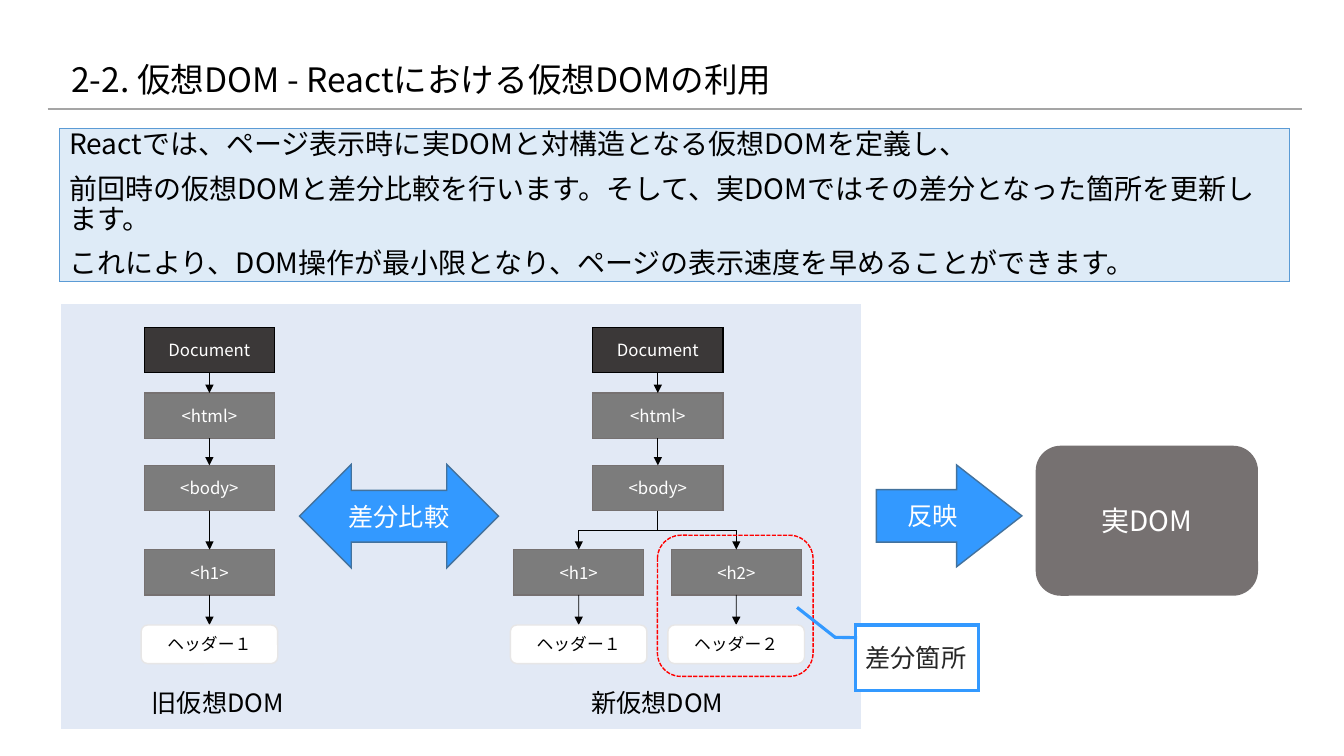
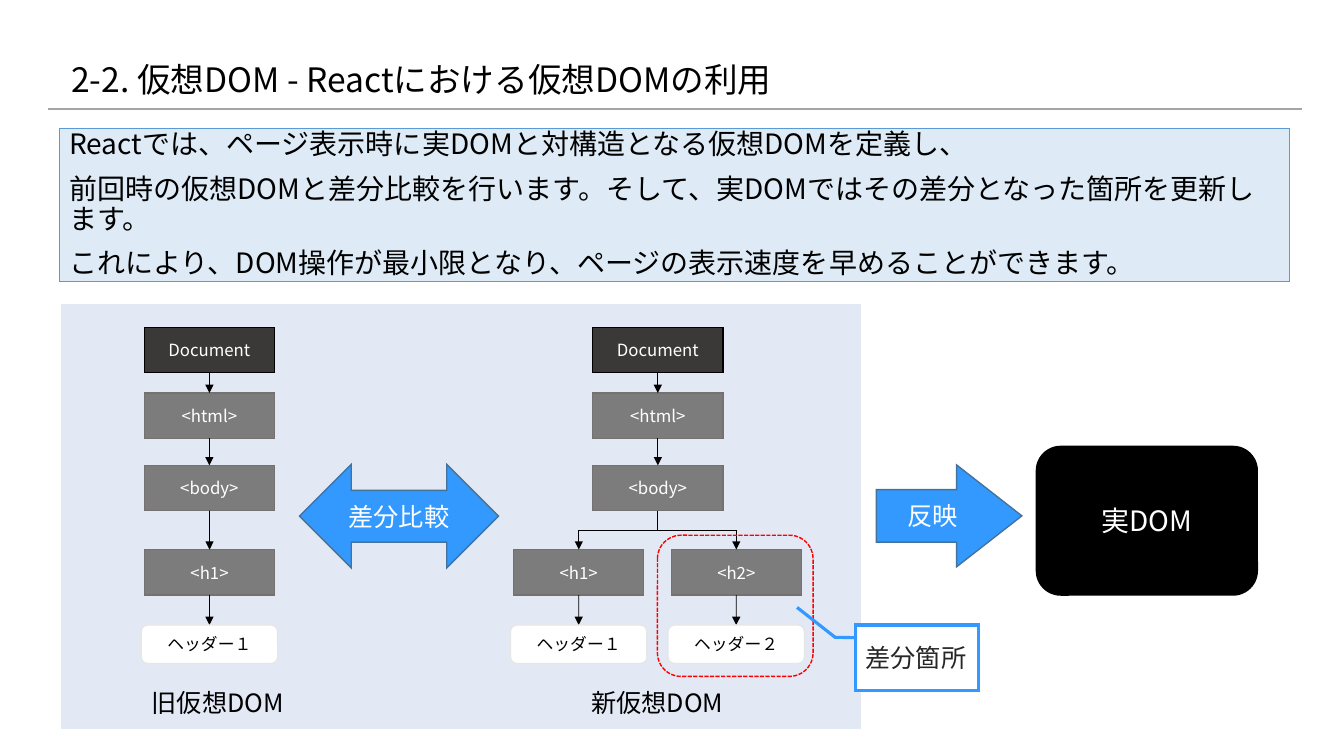
Before and after one commit to 2018SYSTEMI34/diary, a slide deck: slide 10 of doc/02_SlideShare/01.ネタ/２_Reactの基礎/Reactを用いたスマホアプリケーション開発入門 Reactの基礎編.pptx. Drawn at 1344x756 pixels with LibreOffice and Linux fonts; fonts in the diff are those of the drawing; background and template pictures are left out. Boxes give left, top, right and bottom in pixels: in the first picture for what was removed or moved away, otherwise in the second. Text is boxed around its words. In the diff, an @@ line names an element or a change of style, - is before the commit and + after.

Commit message:
微修正

```diff
--- a/doc/02_SlideShare/01.ネタ/２_Reactの基礎/Reactを用いたスマホアプリケーション開発入門 Reactの基礎編.pptx
+++ b/doc/02_SlideShare/01.ネタ/２_Reactの基礎/Reactを用いたスマホアプリケーション開発入門 Reactの基礎編.pptx
@@ rounded rectangle "実DOM" at [1036,446,1259,596]: fill #767171 to #000000 @@
```
